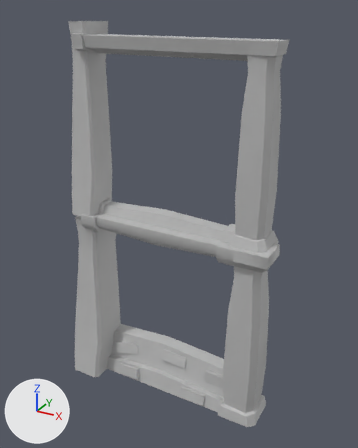
The FBX model Assets/Meshes/Manor/Manor Additonals.fbx as it was, and as the next commit left it.
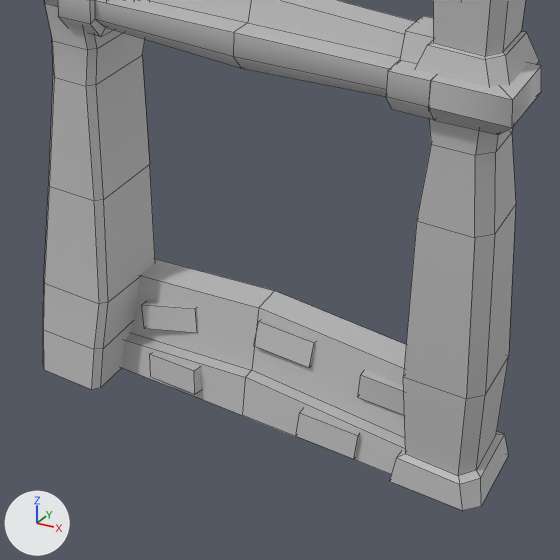
There are two pictures of each version: one whole from a 50 mm camera at (5.38, -8.89, 8.63) aimed at (0.36, 0.24, 4.06), one close up on the part from 16% to 80% of the width and 48% to 100% of the height. Every picture has the same lights, and +X, +Y and +Z are marked at lower left. The close-ups show mesh edges as thin lines. Where no turn or scale is listed for an object, it has been applied to the vertices.

Before the edit, the objects in view are built like this:
```python
me_mesh_002 = bpy.data.meshes.new('Mesh.002')
me_mesh_002.from_pydata(...)  # 56 vertices, 42 faces; spans x -4.0..0.0, y -0.75..0.0, z -0.72..0.01
me_mesh_002.materials.append(mat_lambert1)  # grey #bcbcbc
me_mesh_005 = bpy.data.meshes.new('Mesh.005')
me_mesh_005.from_pydata(...)  # 55 vertices, 33 faces; spans x -2.0..2.0, y -0.4..0.4, z -0.01..1.15
me_mesh_005.materials.append(mat_lambert1)  # grey #bcbcbc
me_mesh_008 = bpy.data.meshes.new('Mesh.008')
me_mesh_008.from_pydata(...)  # 42 vertices, 30 faces; spans x -0.45..0.45, y -1.04..0.5, z 0.0..4.36
me_mesh_008.materials.append(mat_lambert1)  # grey #bcbcbc
ob_mansion_foundation = bpy.data.objects.new('Mansion_Foundation', me_mesh_005)
ob_mansion_foundation.location = (-0.03, 0.05, -0.5)
ob_mansion_pillar = bpy.data.objects.new('Mansion_Pillar', me_mesh_008)
ob_mansion_pillar.location = (-2.03, 0.32, -0.5)
ob_mansion_support1 = bpy.data.objects.new('Mansion_Support1', me_mesh_002)
ob_mansion_support1.location = (1.97, 0.38, 4.27)
# also in view: 'Mansion_Cornor1' at (2.34, 0.01, 3.92); 'Mansion_Pillar3' at (2.21, 0.09, 1.6); 'Mansion_Pillar2' at (2.17, 0.19, 5.91)
```
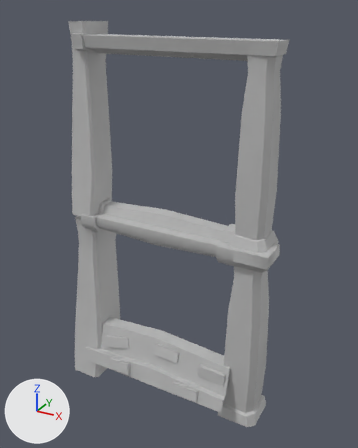
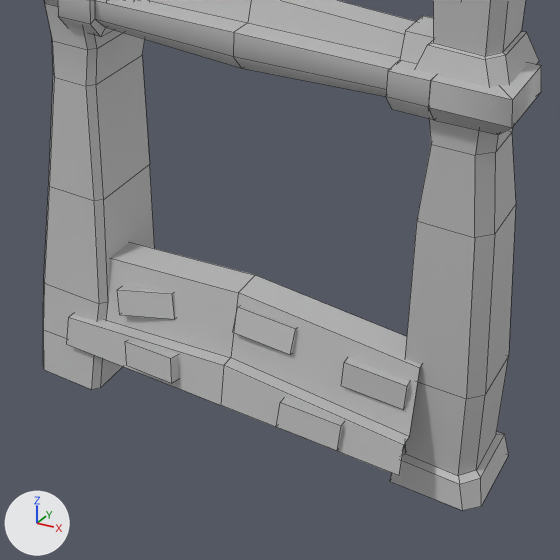
The edits, one by one:
me_mesh_005 has 55 vertices, 33 faces and spans x -2.0..2.0, y -0.4..0.4, z -0.01..1.15.
me_mesh_005 is used by ob_mansion_foundation; location (-0.03, 0.05, -0.5).
me_mesh_005 part 1: the whole mesh is moved by (0.0, -0.4, 0.0).
Object 'Mansion_Foundation' (ob_mansion_foundation) moves from (-0.03, 0.05, -0.5) to (0.0, 0.0, 0.0).

What differs and where, as boxes (x1, y1, x2, y2) in the close-ups (560 x 560 px):
'Mansion_Foundation', moved
    before: (122, 259, 406, 475)
    after: (67, 242, 421, 475)
